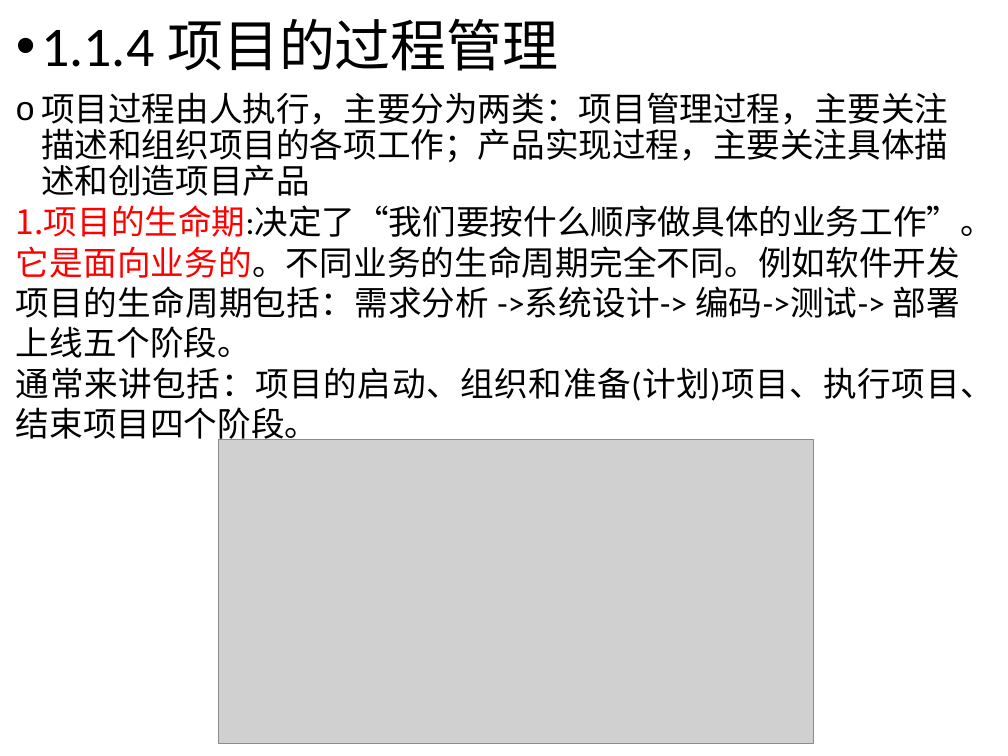
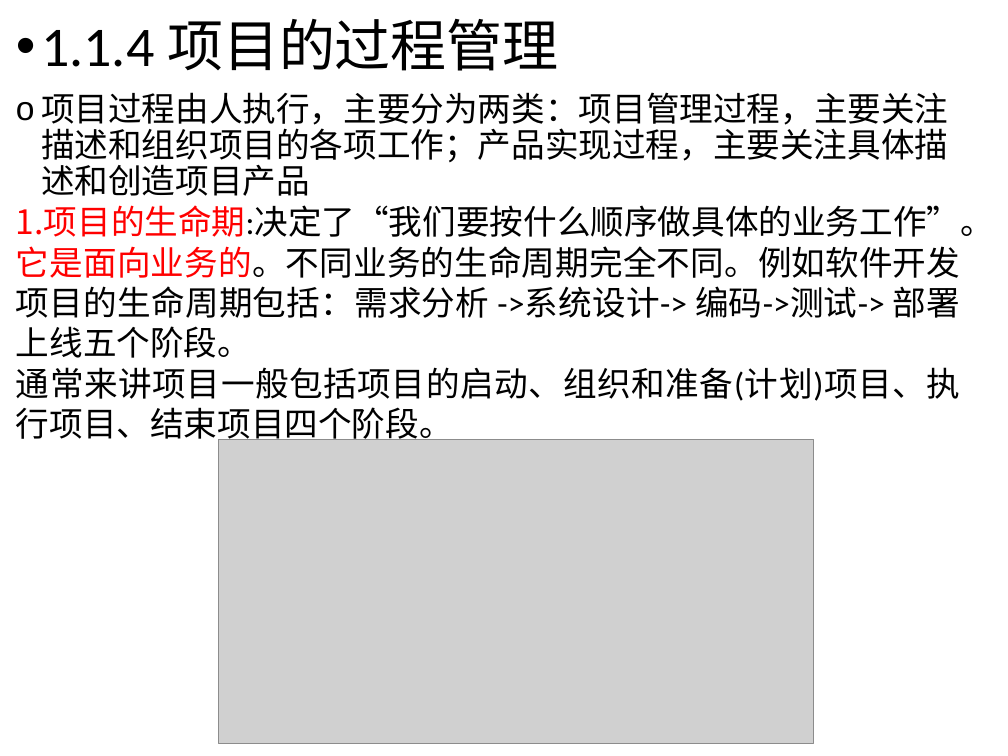
Before and after one commit to yanghui58/project_manager, a slide deck: slide 18 of 第1章 信息系统项目的特点与规划.pptx (slide 17 before the commit). Drawn at 1008x756 pixels with LibreOffice and Linux fonts; fonts in the diff are those of the drawing; grey boxes stand for pictures; background and template pictures are left out. Boxes give left, top, right and bottom in pixels: in the first picture for what was removed or moved away, otherwise in the second. Text is boxed around its words. In the diff, an @@ line names an element or a change of style, - is before the commit and + after.

```diff
--- a/第1章 信息系统项目的特点与规划.pptx
+++ b/第1章 信息系统项目的特点与规划.pptx
@@ text at <box>16,367,960,445</box>: text changed @@
-  通常来讲包括：项目的启动、组织和准备(计划)项目、执行项目、结束项目四个阶段。
+  通常来讲项目一般包括项目的启动、组织和准备(计划)项目、执行项目、结束项目四个阶段。
```
Also in this commit, not shown: 16 other slides changed, 2 slides added, 1 other file.
